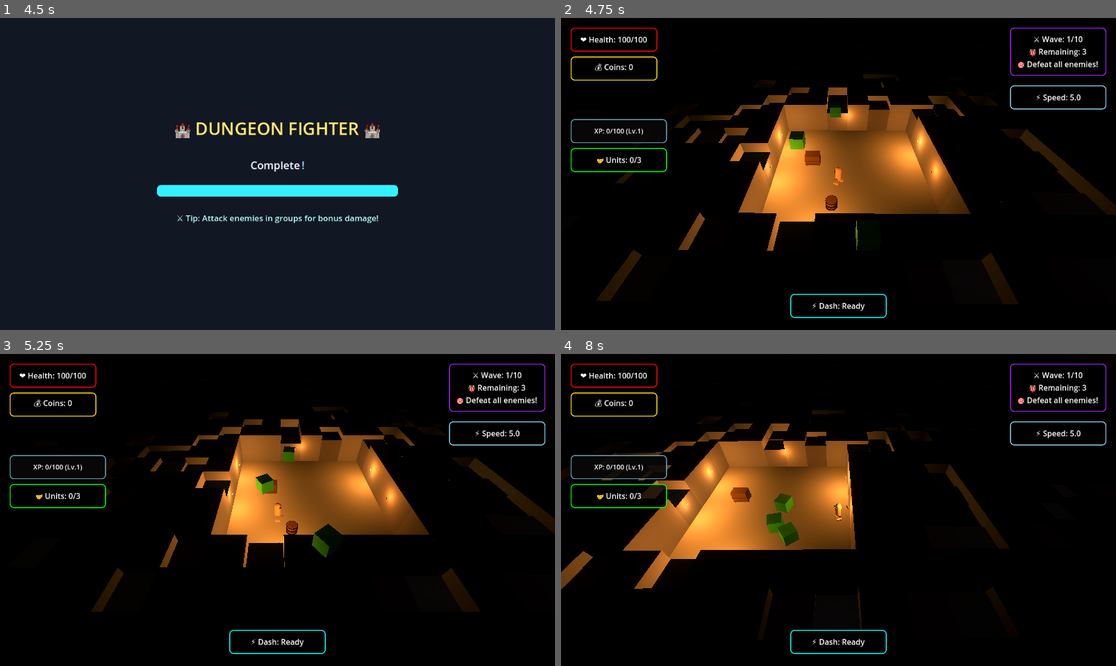
Above: before the commit, frames 1-4 (two rows, left to right).
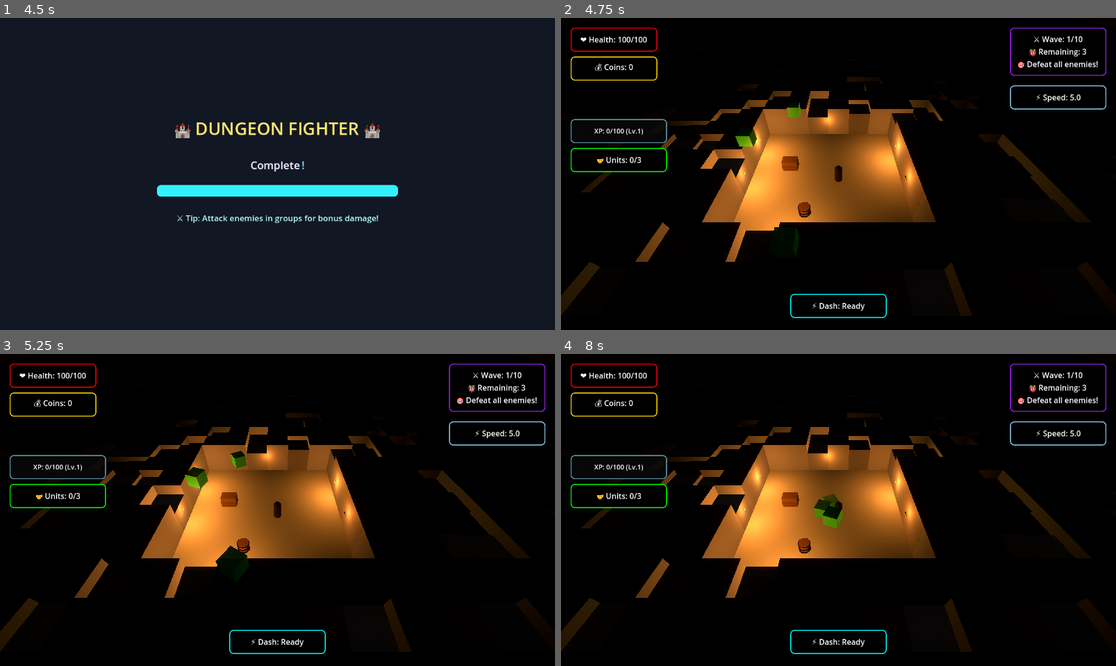
Above: after the commit, the same moments.

Repository: thaner66666666/game-1
Game: Godot game, scene res://Scenes/main.tscn
Two runs of this game, one before a commit and one after it. Both use one fixed random seed, a clock stepped at 60 frames per second and the inputs below.
Inputs (mouse positions are in pixels of both pictures, inside the frame that each line leads up to):
- Up to frame 1 (4.5 s): tap Enter (ui_accept) at 0.5, 0.77, 1.52, 3.02, 3.5, 3.77, 4.25 s; move the mouse to (399, 158) at 0.52 s; hold D (move_right) 0.53-1.28 s; tap Space (dash) at 0.6, 1.55, 2.1, 3.05, 3.8 s; click (399, 158) at 0.67 s; move the mouse to (166, 189) at 1.27 s; hold S (move_down) 1.28-2.03 s; click (166, 189) at 1.35 s; move the mouse to (333, 105) at 2.02 s; hold D (move_right) 2.03-2.78 s; move the mouse to (249, 236) at 2.77 s; hold W (move_up) 2.78-3.53 s; tap Q (drop_weapon) at 2.85 s; click (249, 236) at 2.92 s; move the mouse to (444, 220) at 3.52 s; hold E (interaction) 3.53-4.28 s; hold A (move_left) from 3.53 s (still down); move the mouse to (111, 127) at 4.27 s; tap 1 at 4.35 s
- Up to frame 2 (4.75 s): keep holding A (move_left); tap Enter (ui_accept) at 4.52 s; tap Space (dash) at 4.55 s
- Up to frame 3 (5.25 s): move the mouse to (305, 510) at 5.02 s; release A (move_left) at 5.03 s; hold S (move_down) from 5.03 s (still down); tap Space (dash) at 5.1 s; click (305, 510) at 5.17 s
- Up to frame 4 (8 s): move the mouse to (755, 432) at 5.77 s; release S (move_down) at 5.78 s; hold D (move_right) 5.78-6.53 s; click (755, 432) at 5.85 s; tap Enter (ui_accept) at 6.02, 6.77, 7.52 s; tap Space (dash) at 6.05, 6.6, 7.55 s; move the mouse to (960, 494) at 6.52 s; hold W (move_up) 6.53-7.28 s; move the mouse to (727, 525) at 7.27 s; hold D (move_right) from 7.28 s (still down); tap Q (drop_weapon) at 7.35 s; click (727, 525) at 7.42 s

Frame 1 is identical in both runs. In frame 2, 17% of the frame differs, in the area x 0-100%, y 18-96%; in frame 3, 18%; in frame 4, 19%, in the area x 0-95%, y 18-96%.
Error after the commit: Parse Error: There is already a variable named "scene_tree" declared in this scope. (res://dot)

Commit message:
Improve player feedback and movement input handling
Added visual and audio feedback for player damage and healing in PlayerHealth.gd, including flashing colors and damage/heal numbers. Refactored movement input in player.gd to use Godot's built-in Input.get_vector for normalized input. Simplified movement direction logic in PlayerMovement.gd for clarity and consistency. Implemented scene reload on player death in player.gd for automatic restart.

Diff:
--- a/dot gds/PlayerHealth.gd
+++ b/dot gds/PlayerHealth.gd
@@ -58,6 +58,66 @@
 	return false
 
 func _show_damage_feedback(damage_amount: int):
+	# Flash red for damage feedback
+	if player_ref.mesh_instance and player_ref.mesh_instance.material_override:
+		player_ref.mesh_instance.material_override.albedo_color = Color(1.0, 0.2, 0.2)
+	# Show damage numbers if the damage system exists and the tree is valid
+	var scene_tree = player_ref.get_tree() if player_ref else null
+	if scene_tree:
+		var damage_system = scene_tree.get_first_node_in_group("damage_numbers")
+		if damage_system:
+			damage_system.show_damage(damage_amount, player_ref, "massive") # Use red for player damage
+	# Play damage sound if available
+	if player_ref.has_node("DamageSound"):
+		player_ref.get_node("DamageSound").play()
+
+
+
+	# Flash red for damage feedback
+	if player_ref.mesh_instance and player_ref.mesh_instance.material_override:
+		player_ref.mesh_instance.material_override.albedo_color = Color(1.0, 0.2, 0.2)
+	# Show damage numbers if the damage system exists and the tree is valid
+	var scene_tree = player_ref.get_tree() if player_ref else null
+	if scene_tree:
+		var damage_system = scene_tree.get_first_node_in_group("damage_numbers")
+		if damage_system:
+			damage_system.show_damage(damage_amount, player_ref, "massive") # Use red for player damage
+	# Play damage sound if available
+	if player_ref.has_node("DamageSound"):
+		player_ref.get_node("DamageSound").play()
+
+
+
+	# Flash red for damage feedback
+	if player_ref.mesh_instance and player_ref.mesh_instance.material_override:
+		player_ref.mesh_instance.material_override.albedo_color = Color(1.0, 0.2, 0.2)
+	# Show damage numbers if the damage system exists and the tree is valid
+	var tree = player_ref.get_tree() if player_ref else null
+	if tree:
+		var damage_system = tree.get_first_node_in_group("damage_numbers")
+		if damage_system:
+			damage_system.show_damage(damage_amount, player_ref, "massive") # Use red for player damage
+	# Play damage sound if available
+	if player_ref.has_node("DamageSound"):
+		player_ref.get_node("DamageSound").play()
+
+
+
+	# Flash red
+	if player_ref.mesh_instance and player_ref.mesh_instance.material_override:
+		player_ref.mesh_instance.material_override.albedo_color = Color(1.0, 0.2, 0.2)
+	# Show damage numbers if the damage system exists and the tree is valid
+	var tree = player_ref.get_tree() if player_ref else null
+	if tree:
+		var damage_system = tree.get_first_node_in_group("damage_numbers")
+		if damage_system:
+			damage_system.show_damage(damage_amount, player_ref, "massive") # Use red for player damage
+	# Play damage sound
+	if player_ref.has_node("DamageSound"):
+		player_ref.get_node("DamageSound").play()
+
+
+
 	# Flash red
 	if player_ref.mesh_instance and player_ref.mesh_instance.material_override:
 		player_ref.mesh_instance.material_override.albedo_color = Color(1.0, 0.2, 0.2)
@@ -70,6 +130,66 @@
 		player_ref.get_node("DamageSound").play()
 
 func _show_heal_feedback(heal_amount: int):
+	# Flash green for heal feedback
+	if player_ref.mesh_instance and player_ref.mesh_instance.material_override:
+		player_ref.mesh_instance.material_override.albedo_color = Color(0.3, 1.0, 0.3)
+	# Show heal numbers if the heal system exists and the tree is valid
+	var scene_tree = player_ref.get_tree() if player_ref else null
+	if scene_tree:
+		var heal_system = scene_tree.get_first_node_in_group("damage_numbers")
+		if heal_system:
+			heal_system.show_heal(heal_amount, player_ref)
+	# Play heal sound if available (uncomment if you add a sound)
+	# if player_ref.has_node("HealSound"):
+	# 	player_ref.get_node("HealSound").play()
+
+
+
+	# Flash green for heal feedback
+	if player_ref.mesh_instance and player_ref.mesh_instance.material_override:
+		player_ref.mesh_instance.material_override.albedo_color = Color(0.3, 1.0, 0.3)
+	# Show heal numbers if the heal system exists and the tree is valid
+	var scene_tree = player_ref.get_tree() if player_ref else null
+	if scene_tree:
+		var heal_system = scene_tree.get_first_node_in_group("damage_numbers")
+		if heal_system:
+			heal_system.show_heal(heal_amount, player_ref)
+	# Play heal sound if available (uncomment if you add a sound)
+	# if player_ref.has_node("HealSound"):
+	# 	player_ref.get_node("HealSound").play()
+
+
+
+	# Flash green for heal feedback
+	if player_ref.mesh_instance and player_ref.mesh_instance.material_override:
+		player_ref.mesh_instance.material_override.albedo_color = Color(0.3, 1.0, 0.3)
+	# Show heal numbers if the heal system exists and the tree is valid
+	var tree = player_ref.get_tree() if player_ref else null
+	if tree:
+		var heal_system = tree.get_first_node_in_group("damage_numbers")
+		if heal_system:
+			heal_system.show_heal(heal_amount, player_ref)
+	# Play heal sound if available (uncomment if you add a sound)
+	# if player_ref.has_node("HealSound"):
+	# 	player_ref.get_node("HealSound").play()
+
+
+
+	# Flash green
+	if player_ref.mesh_instance and player_ref.mesh_instance.material_override:
+		player_ref.mesh_instance.material_override.albedo_color = Color(0.3, 1.0, 0.3)
+	# Show heal numbers if the damage system exists and the tree is valid
+	var tree = player_ref.get_tree() if player_ref else null
+	if tree:
+		var heal_system = tree.get_first_node_in_group("damage_numbers")
+		if heal_system:
+			heal_system.show_heal(heal_amount, player_ref)
+	# Play heal sound (if you have one)
+	# if player_ref.has_node("HealSound"):
+	# 	player_ref.get_node("HealSound").play()
+
+
+
 	# Flash green
 	if player_ref.mesh_instance and player_ref.mesh_instance.material_override:
 		player_ref.mesh_instance.material_override.albedo_color = Color(0.3, 1.0, 0.3)
--- a/dot gds/PlayerMovement.gd
+++ b/dot gds/PlayerMovement.gd
@@ -347,24 +347,26 @@
 
 	# Convert Vector2 input to Vector3 for movement direction calculation
 	var input_2d = player.get_movement_input()  # Get Vector2 from player
-	var input_direction = Vector3(input_2d.x, 0, input_2d.y)  # Convert to Vector3
+	var direction = Vector3(input_2d.x, 0, input_2d.y)
+	if direction.length() > 0:
+		direction = direction.normalized()
 	if not player or not player.stats_component:
 		push_error("PlayerMovement: Missing player or stats_component reference!")
 		return
 
-	var move_speed = input_direction.length() * player.stats_component.get_speed()
-	var is_moving = input_direction.length() > player.MOVEMENT_THRESHOLD
+	var move_speed = direction.length() * player.stats_component.get_speed()
+	var is_moving = direction.length() > player.MOVEMENT_THRESHOLD
 
 	# Update movement direction for animation
 	previous_movement_direction = current_movement_direction
 	if is_moving:
 		var facing_direction = get_facing_direction()
-		current_movement_direction = get_movement_direction_type(input_direction, facing_direction)
+		current_movement_direction = get_movement_direction_type(direction, facing_direction)
 	else:
 		current_movement_direction = MovementDirection.NONE
 
 	if is_moving:
-		move_player(input_direction)
+		move_player(direction)
 
 		# Enhanced animation with direction awareness
 		var anim_speed = clamp(move_speed / player.stats_component.get_speed() * 2.0, 1.0, 3.5)
@@ -379,8 +381,8 @@
 		step_cycle_speed = anim_speed
 		walk_cycle_time += delta * step_cycle_speed
 
-		_update_walking_animations(delta, input_direction)
-		_update_body_walking_animation(delta, input_direction)
+		_update_walking_animations(delta, direction)
+		_update_body_walking_animation(delta, direction)
 
 		walk_animation_update.emit(anim_speed, exaggeration)
 
--- a/dot gds/player.gd
+++ b/dot gds/player.gd
@@ -282,6 +282,19 @@
 
 func _on_player_died():
 	is_dead = true
+	# Godot 4.1+ best practice: reload the current scene to restart on death
+	var tree = get_tree()
+	if tree:
+		var error = tree.reload_current_scene()
+		if error != OK:
+			push_error("Failed to reload scene on player death! Error code: %s" % error)
+	else:
+		push_error("SceneTree not found! Cannot restart on death.")
+	# You can add a death animation or sound here before restarting if desired
+
+
+
+	is_dead = true
 	# Handle player death logic (animation, input disable, etc.)
 	pass
 
@@ -424,9 +437,8 @@
 
 # --- Controller/Keyboard Movement Input ---
 func get_movement_input() -> Vector2:
-	var input_vector = Vector2.ZERO
-	input_vector.x = Input.get_action_strength("move_right") - Input.get_action_strength("move_left")
-	input_vector.y = Input.get_action_strength("move_down") - Input.get_action_strength("move_up")
+	# Use Godot's built-in input vector normalization
+	var input_vector = Input.get_vector("move_left", "move_right", "move_up", "move_down")
 	if input_vector.length() < 0.2:
 		input_vector = Vector2.ZERO
 	return input_vector
